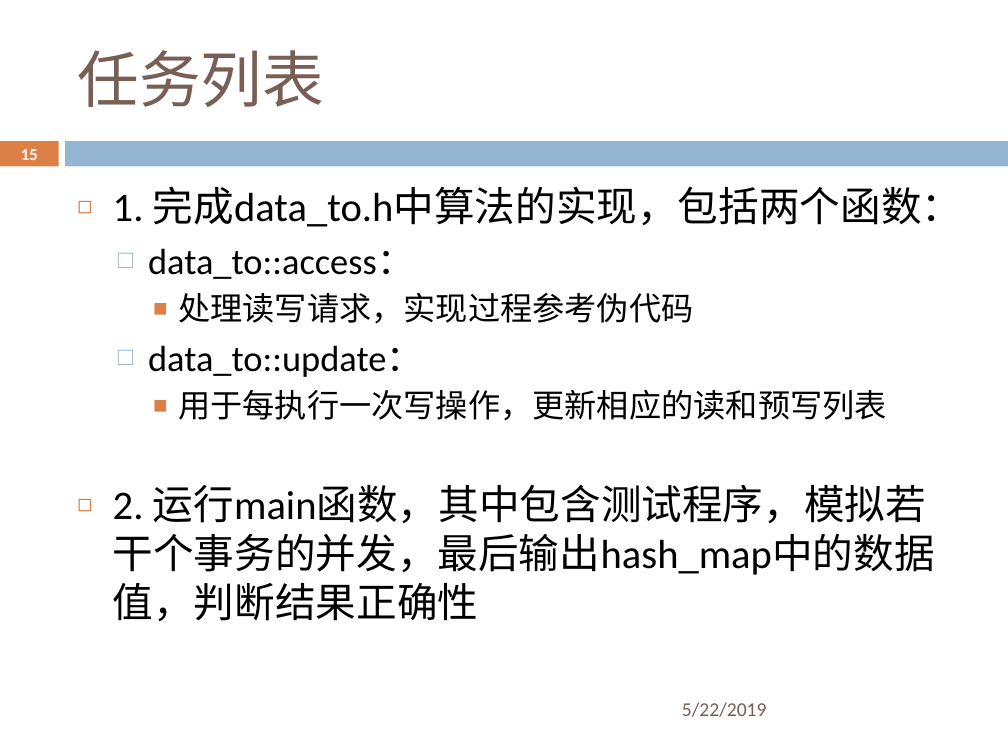
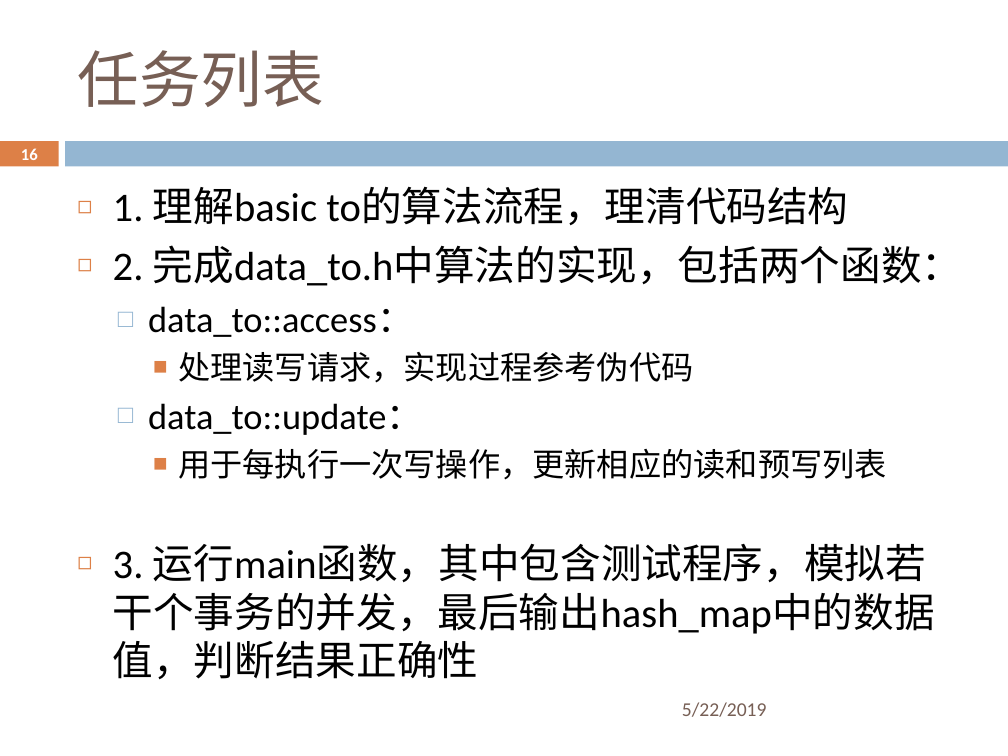
Before and after one commit to ZhangZihao270/DaSE_DBMS_Implemention, a slide deck: slide 16 of 并发控制/cc_to/slides/cc_to.pptx (slide 15 before the commit). Drawn at 1008x756 pixels with LibreOffice and Linux fonts; fonts in the diff are those of the drawing; background and template pictures are left out. Boxes give left, top, right and bottom in pixels: in the first picture for what was removed or moved away, otherwise in the second. Text is boxed around its words. In the diff, an @@ line names an element or a change of style, - is before the commit and + after.

Commit message:
update cc_to slides

```diff
--- a/并发控制/cc_to/slides/cc_to.pptx
+++ b/并发控制/cc_to/slides/cc_to.pptx
@@ page number at bbox=[21, 148, 38, 160]: text changed @@
-15
+16
@@ text at bbox=[113, 187, 962, 286]: text changed @@
-◻ 1. 完成data_to.h中算法的实现，包括两个函数：
+◻ 1. 理解basic to的算法流程，理清代码结构
+◻ 2. 完成data_to.h中算法的实现，包括两个函数：
@@ text at bbox=[113, 544, 935, 679]: text changed @@
-◻ 2. 运行main函数，其中包含测试程序，模拟若干个事务的并发，最后输出hash_map中的数据值，判断结果正确性
+◻ 3. 运行main函数，其中包含测试程序，模拟若干个事务的并发，最后输出hash_map中的数据值，判断结果正确性
```
Also in this commit, not shown: 6 other slides changed, 1 slide added.
